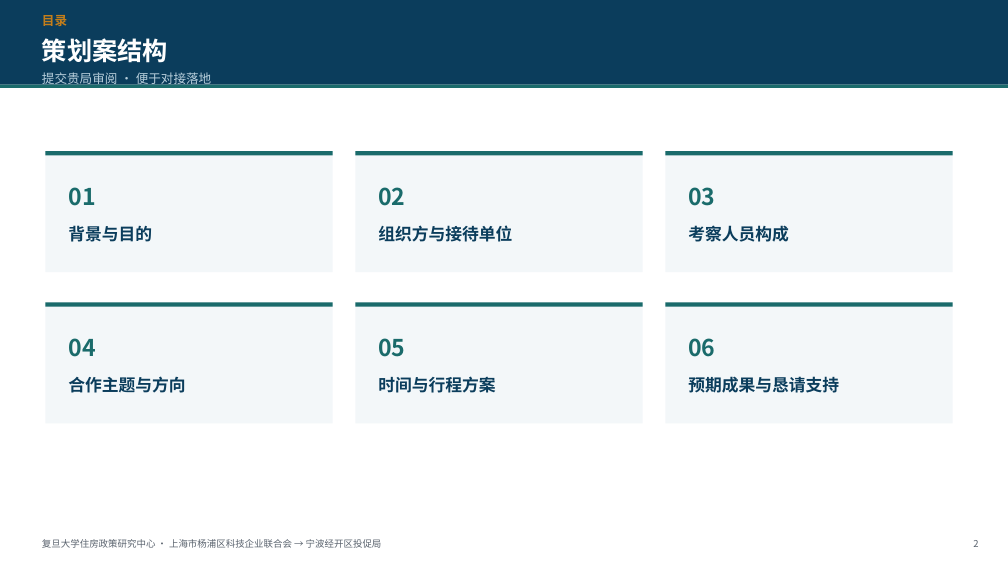
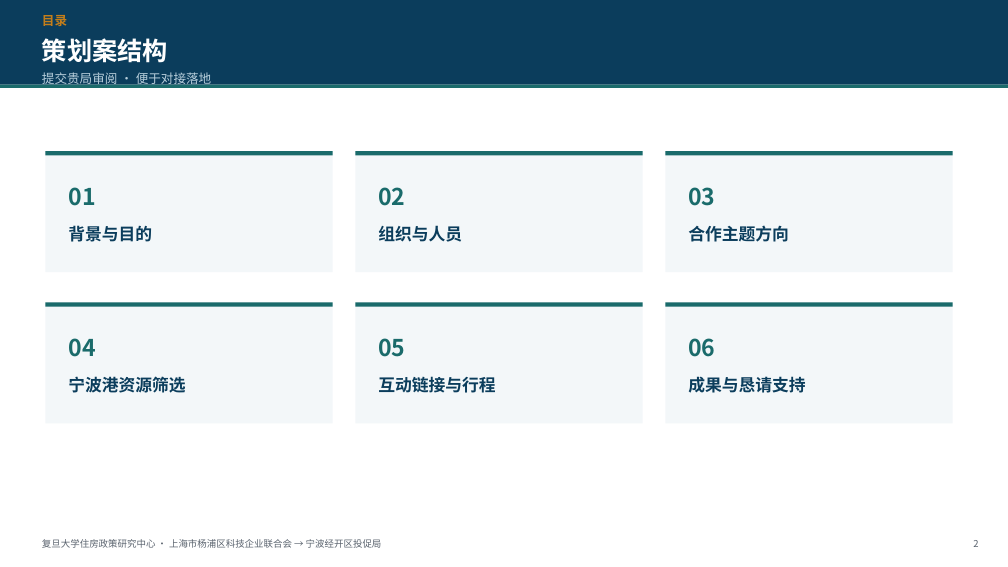
Before and after one commit to hujigang2010-maker/AIDEN, a slide deck: slide 2 of output/赴宁波港及宁波经济技术开发区考察交流策划案.pptx. Drawn at 1008x567 pixels with LibreOffice and Linux fonts; fonts in the diff are those of the drawing. Boxes give left, top, right and bottom in pixels: in the first picture for what was removed or moved away, otherwise in the second. Text is boxed around its words. In the diff, an @@ line names an element or a change of style, - is before the commit and + after.

```diff
--- a/output/赴宁波港及宁波经济技术开发区考察交流策划案.pptx
+++ b/output/赴宁波港及宁波经济技术开发区考察交流策划案.pptx
@@ text at box(378, 225, 462, 242): text changed @@
-组织方与接待单位
+组织与人员
@@ text at box(688, 225, 788, 242): text changed @@
-考察人员构成
+合作主题方向
@@ text at box(68, 376, 185, 393): text changed @@
-合作主题与方向
+宁波港资源筛选
@@ text at box(378, 376, 495, 393): text changed @@
-时间与行程方案
+互动链接与行程
@@ text at box(688, 376, 805, 393): text changed @@
-预期成果与恳请支持
+成果与恳请支持
```
Also in this commit, not shown: 11 other slides changed, 4 slides added, 1 slide removed, 7 other files.
